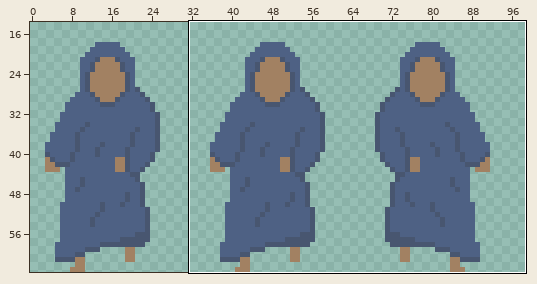
Edited in one commit: pixel-art file (Aseprite files/proto_character.aseprite). Above: a wide view before the commit, with the close-up outlined.
Close-up. Earlier state:
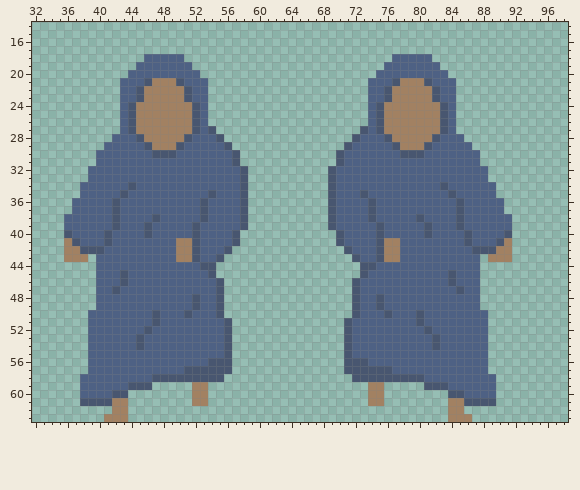
128x64 pixels, 1 frame. Shown: x 32..98, y 14..63. The old version is drawn lined up with the new one. The wide view leaves out empty margins.
Once edited:
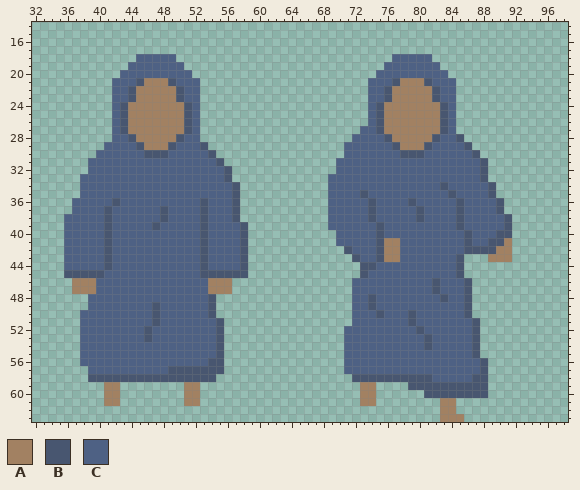
Palette (. is transparent): A #a28162  B #485670  C #4e6184
The author wrote: finished player walk sprites
Diff:
drawings rearranged on the sheet (the old picture shows each at its new place; 1 dropped ones are not shown)
@@ x 32..98 @@
 17 ...................................................................
-18 ..............CCCCC..........................CCCCC.................
-19 .............CCCCCCC........................CCCCCCC................
-20 ............CCCCCCCCC......................CCCCCCCCC...............
-21 ...........CCCBAAABCCC....................CCCBAAABCCC..............
-22 ...........CCBAAAAABCC....................CCBAAAAABCC..............
-23 ...........CCBAAAAABCC....................CCBAAAAABCC..............
-24 ...........CBAAAAAAABC....................CBAAAAAAABC..............
-25 ...........CBAAAAAAABC....................CBAAAAAAABC..............
-26 ...........CBAAAAAAABC....................CBAAAAAAABC..............
-27 ...........CBAAAAAAABCB..................BCBAAAAAAABC..............
-28 ..........CCCBAAAAABCCCB................BCCCBAAAAABCCC.............
-29 .........CCCCCBAAABCCCCCB..............BCCCCCBAAABCCCCC............
-30 ........CCCCCCCBBBCCCCCCCB............BCCCCCCCBBBCCCCCCC...........
-31 ........CCCCCCCCCCCCCCCCCB............BCCCCCCCCCCCCCCCCC...........
-32 .......CCCCCCCCCCCCCCCCCCCB..........BCCCCCCCCCCCCCCCCCCC..........
-33 .......CCCCCCCCCCCCCCCCCCCB..........BCCCCCCCCCCCCCCCCCCC..........
-34 ......CCCCCCBCCCCCCCCCCCCCB..........BCCCCCCCCCCCCCBCCCCCC.........
-35 ......CCCCCBCCCCCCCCCCBCCCB..........BCCCBCCCCCCCCCCBCCCCC.........
-36 .....CCCCCBCCCCCCCCCCBCCCCB..........BCCCCBCCCCCCCCCCBCCCCC........
-37 .....CCCCCBCCCCCCCCCCBCCCCB..........BCCCCBCCCCCCCCCCBCCCCC........
-38 ....CCCCCCBCCCCBCCCCCBCCCCB..........BCCCCBCCCCCBCCCCBCCCCCC.......
-39 ....CCCCCCBCCCBCCCCCBCCCCCB..........BCCCCCBCCCCCBCCCBCCCCCC.......
-40 ....BCCCCBCCCCBCCCCCBCCCCB............BCCCCBCCCCCBCCCCBCCCCB.......
-41 ....ABCCCBCCCCCCCCAABCCCCB............BCCCCBAACCCCCCCCBCCCBA.......
-42 ....AABBBCCCCCCCCCAABCCCB..............BCCCBAACCCCCCCCCBBBAA.......
-43 ....AAA.CCCCCCCCCCAABCCB................BCCBAACCCCCCCCCC.AAA.......
-44 ........CCCCCCCCCCCCCBB..................BBCCCCCCCCCCCCC...........
-45 ........CCCBCCCCCCCCCCB..................BCCCCCCCCCCBCCC...........
-46 ........CCCBCCCCCCCCCCCB................BCCCCCCCCCCCBCCC...........
-47 ........CCBCCCCCCCCCCCCB................BCCCCCCCCCCCCBCC...........
-48 ........CCCCCCCCCCCCBCCB................BCCBCCCCCCCCCCCC...........
-49 ........CCCCCCCCCCCCBCCB................BCCBCCCCCCCCCCCC...........
-50 .......CCCCCCCCBCCCBCCCB................BCCCBCCCBCCCCCCCC..........
-51 .......CCCCCCCCBCCCCCCCCB..............BCCCCCCCCBCCCCCCCC..........
-52 .......CCCCCCCBCCCCCCCCCB..............BCCCCCCCCCBCCCCCCC..........
-53 .......CCCCCCBCCCCCCCCCCB..............BCCCCCCCCCCBCCCCCC..........
-54 .......CCCCCCBCCCCCCCCCCB..............BCCCCCCCCCCBCCCCCC..........
-55 .......CCCCCCCCCCCCCCCCCB..............BCCCCCCCCCCCCCCCCC..........
-56 .......CCCCCCCCCCCCCCCBBB..............BBBCCCCCCCCCCCCCCC..........
-57 .......CCCCCCCCCCCCBBBBBB..............BBBBBBCCCCCCCCCCCC..........
-58 ......CCCCCCCCCBBBBBBBBB................BBBBBBBBBCCCCCCCCC.........
-59 ......CCCCCCBBB.....AA....................AA.....BBBCCCCCC.........
-60 ......CCCCBB........AA....................AA........BBCCCC.........
-61 ......BBBBAA........AA....................AA........AABBBB.........
-62 ..........AA........................................AA.............
-63 .........AAA........................................AAA............
+18 .............CCCCC...........................CCCCC.................
+19 ............CCCCCCC.........................CCCCCCC................
+20 ...........CCCCCCCCC.......................CCCCCCCCC...............
+21 ..........CCCBAAABCCC.....................CCCBAAABCCC..............
+22 ..........CCBAAAAABCC.....................CCBAAAAABCC..............
+23 ..........CCBAAAAABCC.....................CCBAAAAABCC..............
+24 ..........CBAAAAAAABC.....................CBAAAAAAABC..............
+25 ..........CBAAAAAAABC.....................CBAAAAAAABC..............
+26 ..........CBAAAAAAABC.....................CBAAAAAAABC..............
+27 ..........CBAAAAAAABC....................CCBAAAAAAABC..............
+28 ..........CCBAAAAABCC...................CCCCBAAAAABCCB.............
+29 .........CCCCBAAABCCCB.................CCCCCCBAAABCCCCB............
+30 ........CCCCCCBBBCCCCCB................CCCCCCCBBBCCCCCCB...........
+31 .......CCCCCCCCCCCCCCCCB..............CCCCCCCCCCCCCCCCCCB..........
+32 .......CCCCCCCCCCCCCCCCCB.............CCCCCCCCCCCCCCCCCCB..........
+33 ......CCCCCCCCCCCCCCCCCCB............CCCCCCCCCCCCCCCCCCCB..........
+34 ......CCCCCCCCCCCCCCCCCCCB...........CCCCCCCCCCCCCCBCCCCCB.........
+35 ......CCCCCCCCCCCCCCCCCCCB...........CCCCBCCCCCCCCCCBCCCCB.........
+36 .....CCCCCBCCCCCCCCCCBCCCB...........CCCCCBCCCCBCCCCCBCCCCB........
+37 .....CCCCBCCCCCCBCCCCBCCCB...........CCCCCBCCCCCBCCCCBCCCCB........
+38 ....CCCCCBCCCCCCBCCCCBCCCB...........CCCCCBCCCCCBCCCCBCCCCCB.......
+39 ....CCCCCBCCCCCBCCCCCBCCCCB..........CCCCCCBCCCCCCCCCBCCCCCB.......
+40 ....CCCCCBCCCCCCCCCCCBCCCCB...........CCCCCBCCCCCCCCCCBCCCBB.......
+41 ....CCCCCBCCCCCCCCCCCBCCCCB...........CCCCCBAACCCCCCCCBCCBBA.......
+42 ....CCCCCBCCCCCCCCCCCBCCCCB............BCCCBAACCCCCCCCBBBBAA.......
+43 ....CCCCCBCCCCCCCCCCCBCCCCB.............BCCBAACCCCCCCB...AAA.......
+44 ....CCCCCBCCCCCCCCCCCBCCCCB..............BBCCCCCCCCCCB.............
+45 ....BBBBBCCCCCCCCCCCCBBBBBB..............BCCCCCCCCCCCB.............
+46 .....AAACCCCCCCCCCCCCCAAA...............CCCCCCCCCCBCCCB............
+47 .....AAACCCCCCCCCCCCCCAAA...............CCCCCCCCCCBCCCB............
+48 .......CCCCCCCCCCCCCCCB.................CCBCCCCCCCCBCCB............
+49 .......CCCCCCCCBCCCCCCB.................CCBCCCCCCCCCCCB............
+50 ......CCCCCCCCCBCCCCCCB.................CCCBCCCBCCCCCCB............
+51 ......CCCCCCCCCBCCCCCCCB................CCCCCCCBCCCCCCCB...........
+52 ......CCCCCCCCBCCCCCCCCB...............CCCCCCCCCBCCCCCCB...........
+53 ......CCCCCCCCBCCCCCCCCB...............CCCCCCCCCCBCCCCCB...........
+54 ......CCCCCCCCCCCCCCCCCB...............CCCCCCCCCCBCCCCCB...........
+55 ......CCCCCCCCCCCCCCCCCB...............CCCCCCCCCCCCCCCCB...........
+56 ......CCCCCCCCCCCCCCCCBB...............CCCCCCCCCCCCCCCCCB..........
+57 .......CCCCCCCCCCBBBBBBB...............CCCCCCCCCCCCCCCCCB..........
+58 .......BBBBBBBBBBBBBBBB.................BBBBBBBBBBCCCCCBB..........
+59 .........AA........AA....................AA....BBBBBBBBBB..........
+60 .........AA........AA....................AA......BBBBBBBB..........
+61 .........AA........AA....................AA........AA..............
+62 ...................................................AA..............
+63 ...................................................AAA.............
